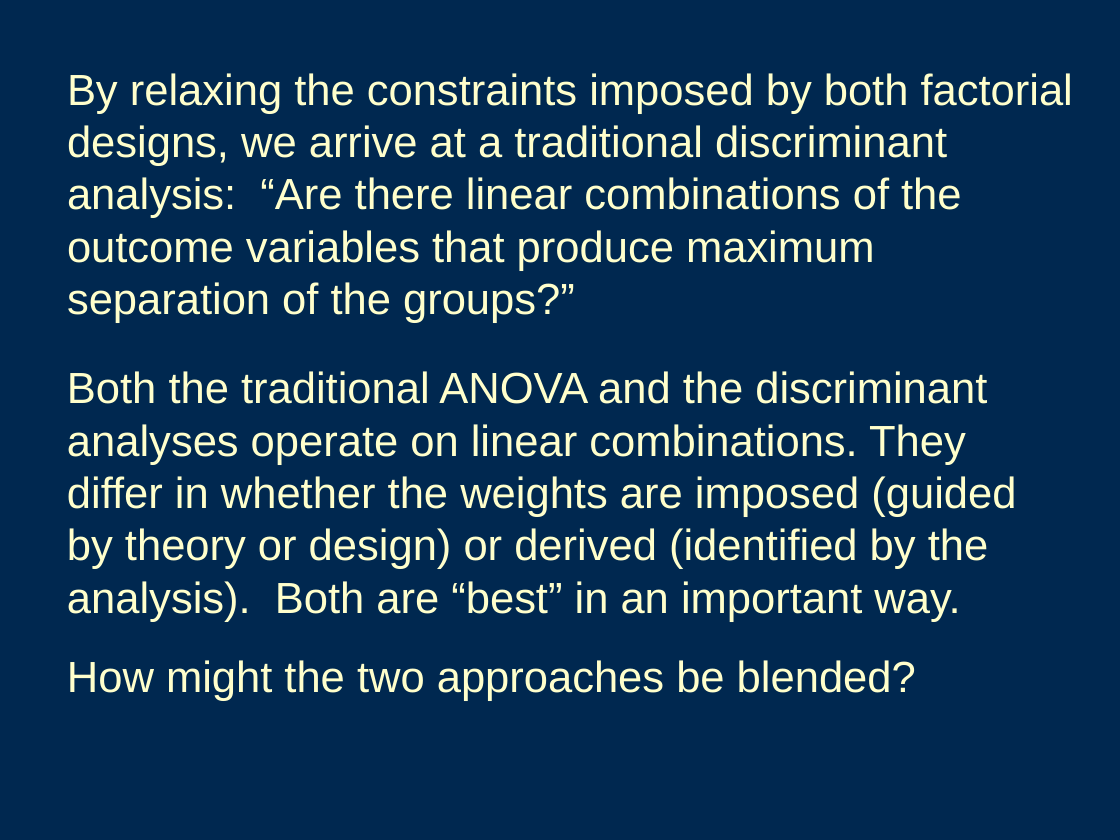
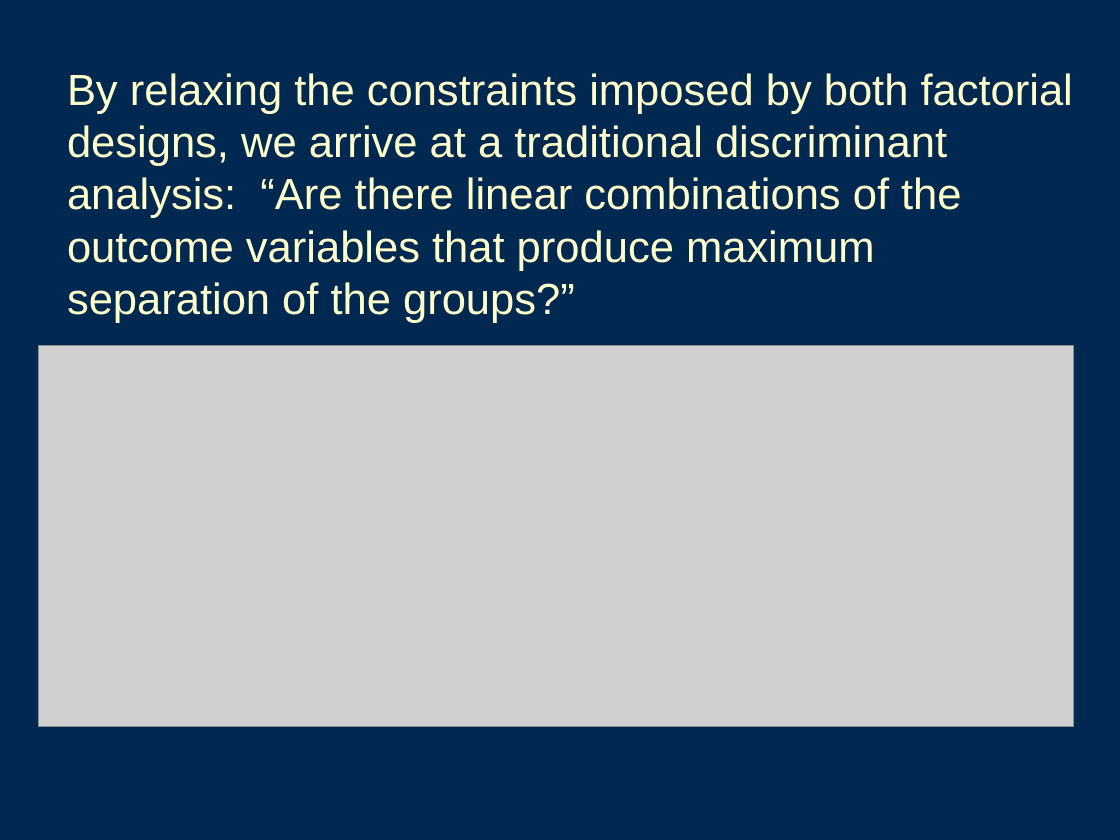
Before and after one commit to emoriebeck/homeworks, a slide deck: slide 29 of multivariate/Class Materials/24 MANOVA/MANOVA_I(2).ppt. Drawn at 1120x840 pixels with LibreOffice and Linux fonts; fonts in the diff are those of the drawing; grey boxes stand for pictures. Boxes give left, top, right and bottom in pixels: in the first picture for what was removed or moved away, otherwise in the second. Text is boxed around its words. In the diff, an @@ line names an element or a change of style, - is before the commit and + after.

```diff
--- a/multivariate/Class Materials/24 MANOVA/MANOVA_I(2).ppt
+++ b/multivariate/Class Materials/24 MANOVA/MANOVA_I(2).ppt
@@ picture added at (39,345,1074,726) @@
@@ text removed at (67,371,1016,701) @@
-  Both the traditional ANOVA and the discriminant analyses operate on linear combinations. They differ in whether the weights are imposed (guided by theory or design) or derived (identified by the analysis). Both are “best” in an important way.
-  How might the two approaches be blended?
```
Also in this commit, not shown: 1 other slide changed, 1 slide added, 1 slide removed, 12 other files.
